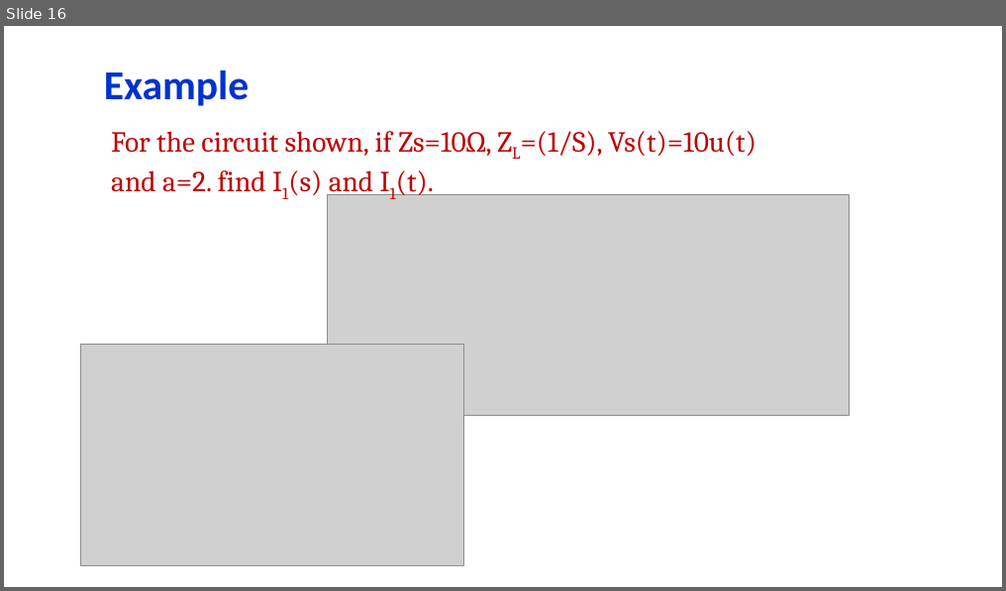
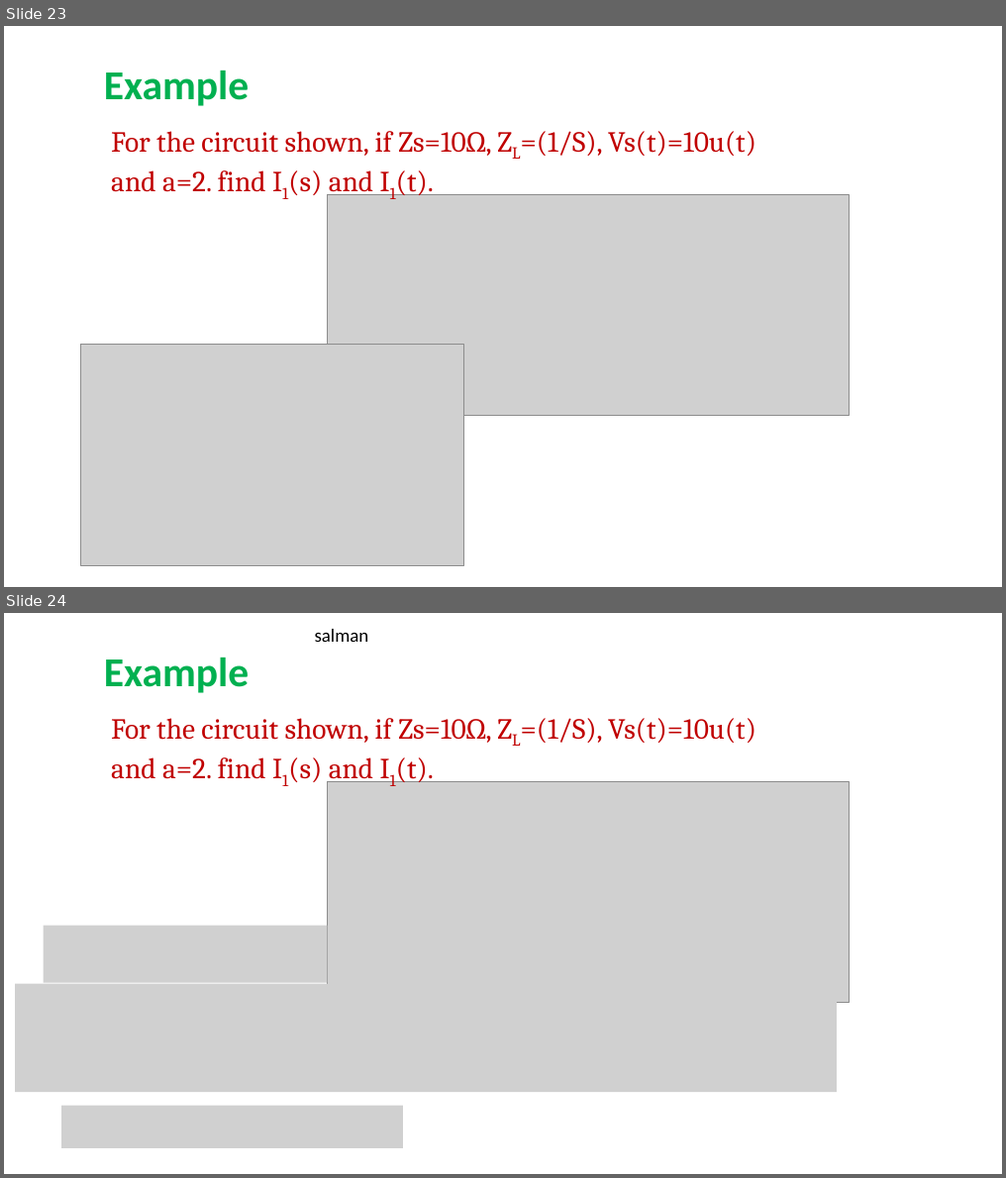
Before and after one commit to salmanrazzaq1993/AUM-WORK, a slide deck: PP WORK/Instructor Version/Week 12/Week 12 Lecture 2 -Mutual inductance.pptx. Shown one above the other, each under a label of ours: slide 16 before the commit, slides 23 and 24 after it. The pictures are 1006x591 and 1006x1178 pixels, drawn with LibreOffice and Linux fonts; fonts in the diff are those of the drawing; grey boxes stand for pictures; background and template pictures are left out. Boxes give left, top, right and bottom in pixels: in the first picture for what was removed or moved away, otherwise in the second. Text is boxed around its words. In the diff, an @@ line names an element or a change of style, - is before the commit and + after.

```diff
--- a/PP WORK/Instructor Version/Week 12/Week 12 Lecture 2 -Mutual inductance.pptx
+++ b/PP WORK/Instructor Version/Week 12/Week 12 Lecture 2 -Mutual inductance.pptx
@@ slide 24 added at [4,613,1002,1174], background picture (left out) @@
@@ text added at [315,629,369,642], 18 pt, text #000000 @@
+salman
@@ title added at [104,657,249,693], 39.6 pt, text #00B050, bold @@
+Example
@@ text added at [111,718,756,785], 28 pt, text #C00000 @@
+For the circuit shown, if Zs=10Ω, ZL=(1/S), Vs(t)=10u(t) and a=2. find I1(s) and I1(t).
@@ picture added at [327,781,848,1003] @@
@@ picture added at [44,925,328,983] @@
@@ picture added at [15,984,838,1093] @@
@@ picture added at [61,1106,403,1149] @@
@@ what was slide 16 is now slide 23 @@
@@ slide 23 changed as well @@
@@ title "Example" at [104,70,249,106]: text colour #0033CC to #00B050 @@
```
Also in this commit, not shown: 17 other slides changed, 7 other slides added.
